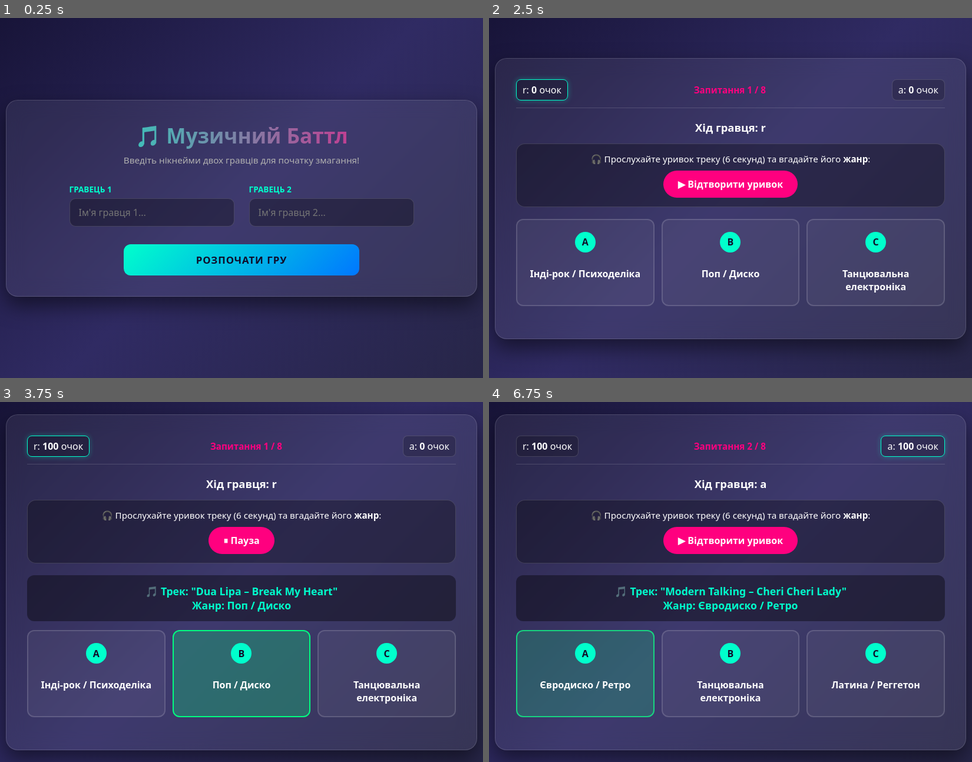
Above: before the commit, frames 1-4 (two rows, left to right).
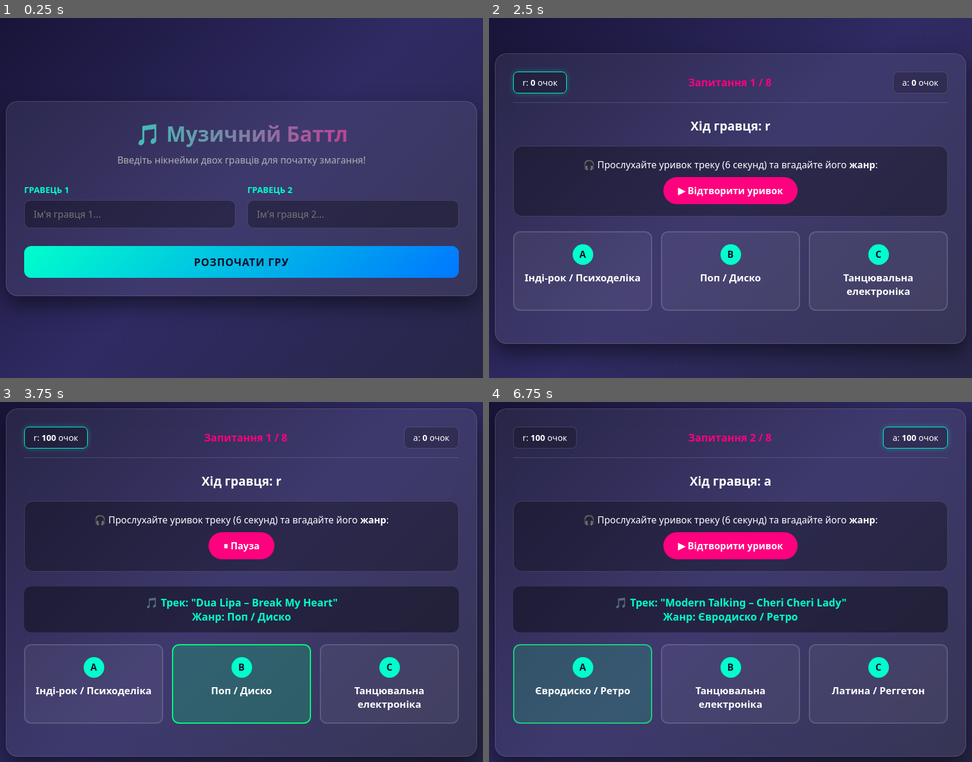
Above: after the commit, the same moments.

Repository: ala896011-hash/game_music
Game: browser game, page index.html
The game is run twice, just before and just after one commit, with the same random seed, the same clock (stepped at 60 frames per second) and the same inputs.
Inputs (mouse positions are in pixels of both pictures, inside the frame that each line leads up to; where the layout moved, square brackets give the same spot in the first picture):
- Up to frame 1 (0.25 s): no input
- Up to frame 2 (2.5 s): click (841, 216) [822, 212] at 1.27 s; type "a" at 1.27 s; tap Enter at 1.3, 1.9 s; click (619, 216) [638, 212] at 1.87 s; type "r" at 1.87 s; click "РОЗПОЧАТИ ГРУ" at 2.47 s
- Up to frame 3 (3.75 s): click (241, 654) [241, 646] at 3.07 s; click "▶ Відтворити уривок" at 3.27 s; click (91, 682) [96, 672] at 3.67 s
- Up to frame 4 (6.75 s): click (730, 682) [730, 672] at 4.27 s; click (880, 682) [875, 672] at 4.87 s; click (880, 682) [875, 672] at 5.47 s; click (730, 682) [730, 672] at 6.07 s; click (580, 654) [585, 646] at 6.67 s

The runs differ from the first frame. In frame 1, 8.9% of the frame differs, in the area x 1-99%, y 22-78%; in frame 2, 12%; in frame 3, 19%; in frame 4, 21%, in the area x 1-99%, y 1-99%.

Commit message:
Update index.html

Diff:
--- a/index.html
+++ b/index.html
@@ -19,7 +19,6 @@
             margin: 0;
             padding: 0;
             font-family: 'Segoe UI', Tahoma, Geneva, Verdana, sans-serif;
-            -webkit-tap-highlight-color: transparent;
         }
 
         body {
@@ -29,7 +28,7 @@
             display: flex;
             justify-content: center;
             align-items: center;
-            padding: 15px;
+            padding: 20px;
         }
 
         .container {
@@ -39,7 +38,7 @@
             backdrop-filter: blur(15px);
             border: 1px solid var(--border-color);
             border-radius: 20px;
-            padding: 25px;
+            padding: 30px;
             box-shadow: 0 15px 35px rgba(0, 0, 0, 0.5);
         }
 
@@ -49,7 +48,7 @@
         .lobby-title {
             text-align: center;
             font-size: 2.2rem;
-            margin-bottom: 8px;
+            margin-bottom: 10px;
             background: linear-gradient(90deg, var(--accent-color), var(--accent-pink));
             -webkit-background-clip: text;
             -webkit-text-fill-color: transparent;
@@ -58,15 +57,12 @@
         .lobby-subtitle {
             text-align: center;
             color: #b0b0b0;
-            font-size: 0.95rem;
             margin-bottom: 30px;
         }
 
-        /* ВИПРАВЛЕННЯ: поля завжди по центру */
         .players-inputs {
-            display: flex;
-            flex-direction: column;
-            align-items: center;
+            display: grid;
+            grid-template-columns: 1fr 1fr;
             gap: 20px;
             margin-bottom: 30px;
         }
@@ -74,14 +70,12 @@
         .input-group {
             display: flex;
             flex-direction: column;
-            gap: 6px;
-            width: 100%;
-            max-width: 320px;
+            gap: 8px;
         }
 
         .input-group label {
             font-weight: 600;
-            font-size: 0.85rem;
+            font-size: 0.9rem;
             color: var(--accent-color);
         }
 
@@ -94,7 +88,6 @@
             font-size: 1rem;
             outline: none;
             transition: border-color 0.3s;
-            width: 100%;
         }
 
         .input-group input:focus {
@@ -104,14 +97,12 @@
         .btn {
             display: block;
             width: 100%;
-            max-width: 400px;
-            margin: 0 auto;
             padding: 15px;
             border: none;
             border-radius: 12px;
             background: linear-gradient(135deg, #00ffcc, #0077ff);
             color: #0f0c29;
-            font-size: 1.05rem;
+            font-size: 1.1rem;
             font-weight: bold;
             cursor: pointer;
             transition: transform 0.2s, box-shadow 0.2s;
@@ -119,29 +110,26 @@
             letter-spacing: 1px;
         }
 
-        .btn:active {
-            transform: scale(0.98);
+        .btn:hover {
+            transform: translateY(-2px);
+            box-shadow: 0 5px 20px rgba(0, 255, 204, 0.4);
         }
 
         .game-header {
             display: flex;
             justify-content: space-between;
             align-items: center;
-            margin-bottom: 20px;
+            margin-bottom: 25px;
             border-bottom: 1px solid var(--border-color);
-            padding-bottom: 12px;
-            font-size: 0.85rem;
+            padding-bottom: 15px;
         }
 
         .player-score-card {
             background: rgba(0, 0, 0, 0.2);
-            padding: 6px 10px;
+            padding: 8px 15px;
             border-radius: 8px;
             border: 1px solid var(--border-color);
-            max-width: 42%;
-            overflow: hidden;
-            text-overflow: ellipsis;
-            white-space: nowrap;
+            font-size: 0.9rem;
         }
 
         .player-score-card.active-turn {
@@ -151,92 +139,88 @@
 
         .round-counter {
             font-weight: bold;
-            font-size: 0.95rem;
+            font-size: 1.1rem;
             color: var(--accent-pink);
-            text-align: center;
         }
 
         .turn-announcement {
             text-align: center;
-            font-size: 1.15rem;
-            margin-bottom: 15px;
+            font-size: 1.3rem;
+            margin-bottom: 20px;
             font-weight: bold;
         }
 
         .audio-section {
             background: rgba(0, 0, 0, 0.3);
             border-radius: 15px;
-            padding: 15px;
+            padding: 20px;
             text-align: center;
-            margin-bottom: 20px;
+            margin-bottom: 25px;
             border: 1px solid var(--border-color);
-            font-size: 0.95rem;
         }
 
         .play-audio-btn {
             background: var(--accent-pink);
             color: white;
             border: none;
-            padding: 12px 20px;
+            padding: 12px 25px;
             border-radius: 30px;
             font-size: 1rem;
             font-weight: bold;
             cursor: pointer;
             margin-top: 10px;
-            width: 100%;
             transition: opacity 0.2s;
         }
 
-        .play-audio-btn:active { opacity: 0.8; }
+        .play-audio-btn:hover { opacity: 0.85; }
 
         .choices-container {
-            display: flex;
-            flex-direction: column;
-            gap: 12px;
-            margin-bottom: 20px;
+            display: grid;
+            grid-template-columns: repeat(3, 1fr);
+            gap: 15px;
+            margin-bottom: 25px;
         }
 
         .choice-card {
             background: rgba(255, 255, 255, 0.05);
             border: 2px solid var(--border-color);
             border-radius: 12px;
-            padding: 15px;
-            display: flex;
-            align-items: center;
-            gap: 15px;
+            padding: 20px 15px;
+            text-align: center;
             cursor: pointer;
             transition: all 0.2s;
         }
 
-        .choice-card:active {
-            background: rgba(0, 255, 204, 0.1);
+        .choice-card:hover {
+            border-color: var(--accent-color);
+            background: rgba(0, 255, 204, 0.05);
+            transform: translateY(-3px);
         }
 
         .choice-letter {
-            display: flex;
-            justify-content: center;
-            align-items: center;
-            min-width: 35px;
+            display: inline-block;
+            width: 35px;
             height: 35px;
+            line-height: 35px;
             background: var(--accent-color);
             color: #0f0c29;
             font-weight: bold;
             border-radius: 50%;
-            font-size: 1rem;
+            margin-bottom: 10px;
         }
 
         .choice-text {
-            font-size: 1rem;
+            font-size: 1.05rem;
             font-weight: 600;
         }
 
         .choice-card.correct {
-            background: rgba(0, 255, 128, 0.25);
+            background: rgba(0, 255, 128, 0.2);
             border-color: #00ff80;
         }
 
         .choice-card.wrong {
-            background: rgba(255, 0, 64, 0.25);
+            background: rgba(255, 0, 64, 0.2);
             border-color: #ff0040;
         }
 
@@ -246,35 +230,15 @@
             border-radius: 12px;
             padding: 15px;
             text-align: center;
-            margin-bottom: 15px;
-            font-size: 0.95rem;
-        }
-
-        .winner-screen { text-align: center; padding: 10px; }
-        .winner-title { font-size: 2rem; margin-bottom: 10px; color: var(--accent-color); }
-        .winner-name { font-size: 1.5rem; font-weight: bold; color: var(--accent-pink); margin-bottom: 15px; }
-
-        /* Адаптивність для ПК та планшетів */
-        @media (min-width: 768px) {
-            .container { padding: 35px; }
-            .lobby-title { font-size: 2.2rem; }
-
-            /* На великих екранах ставимо поля в рядок і центруємо */
-            .players-inputs {
-                flex-direction: row;
-                justify-content: center;
-                gap: 25px;
-            }
-
-            .input-group {
-                max-width: 280px;
-            }
-
-            .game-header { font-size: 1rem; }
-            .choices-container { display: grid; grid-template-columns: repeat(3, 1fr); }
-            .choice-card { flex-direction: column; text-align: center; padding: 20px 15px; }
-            .choice-letter { margin-bottom: 10px; }
-            .play-audio-btn { width: auto; padding: 12px 25px; }
+            margin-bottom: 20px;
+        }
+
+        .winner-screen { text-align: center; padding: 20px; }
+        .winner-title { font-size: 2.5rem; margin-bottom: 15px; color: var(--accent-color); }
+        .winner-name { font-size: 2rem; font-weight: bold; color: var(--accent-pink); margin-bottom: 20px; }
+
+        @media (max-width: 600px) {
+            .players-inputs, .choices-container { grid-template-columns: 1fr; }
         }
     </style>
 </head>
